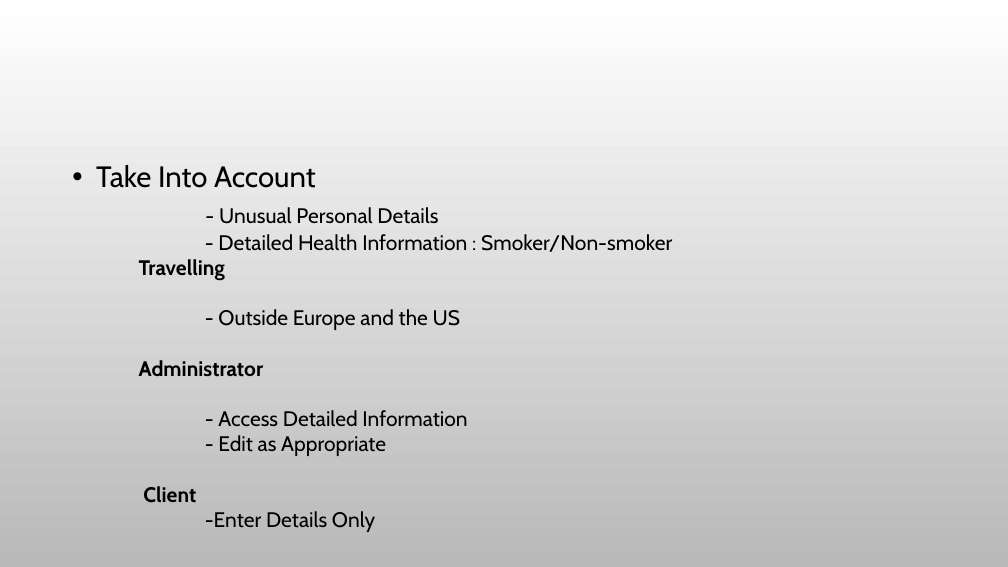
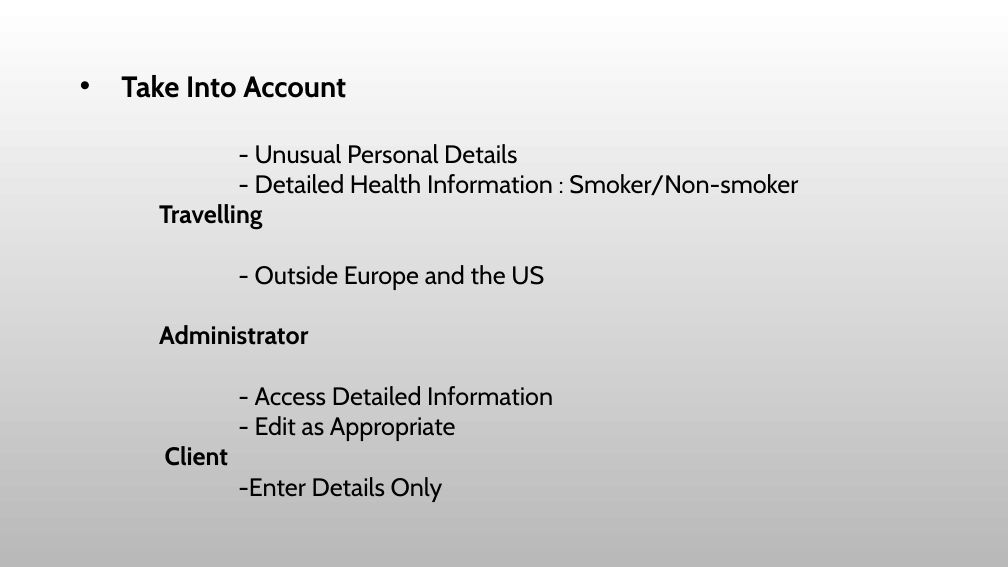
Before and after one commit to mariagibsonlyit/Devops_Project, a slide deck: slide 3 of Polo Insurance.pptx. Drawn at 1008x567 pixels with LibreOffice and Linux fonts; fonts in the diff are those of the drawing; background and template pictures are left out. Boxes give left, top, right and bottom in pixels: in the first picture for what was removed or moved away, otherwise in the second. Text is boxed around its words. In the diff, an @@ line names an element or a change of style, - is before the commit and + after.

```diff
--- a/Polo Insurance.pptx
+++ b/Polo Insurance.pptx
@@ text "Take Into Account": place and size @@
-text "Take Into Account" at [96, 165, 672, 532]
+text "Take Into Account" at [121, 75, 798, 502]
@@ text "Take Into Account" at [121, 75, 798, 502]: bold on in "Take Into Account"; size 20 to 24 pt; indent changed @@
```
Also in this commit, not shown: 2 other slides changed.
